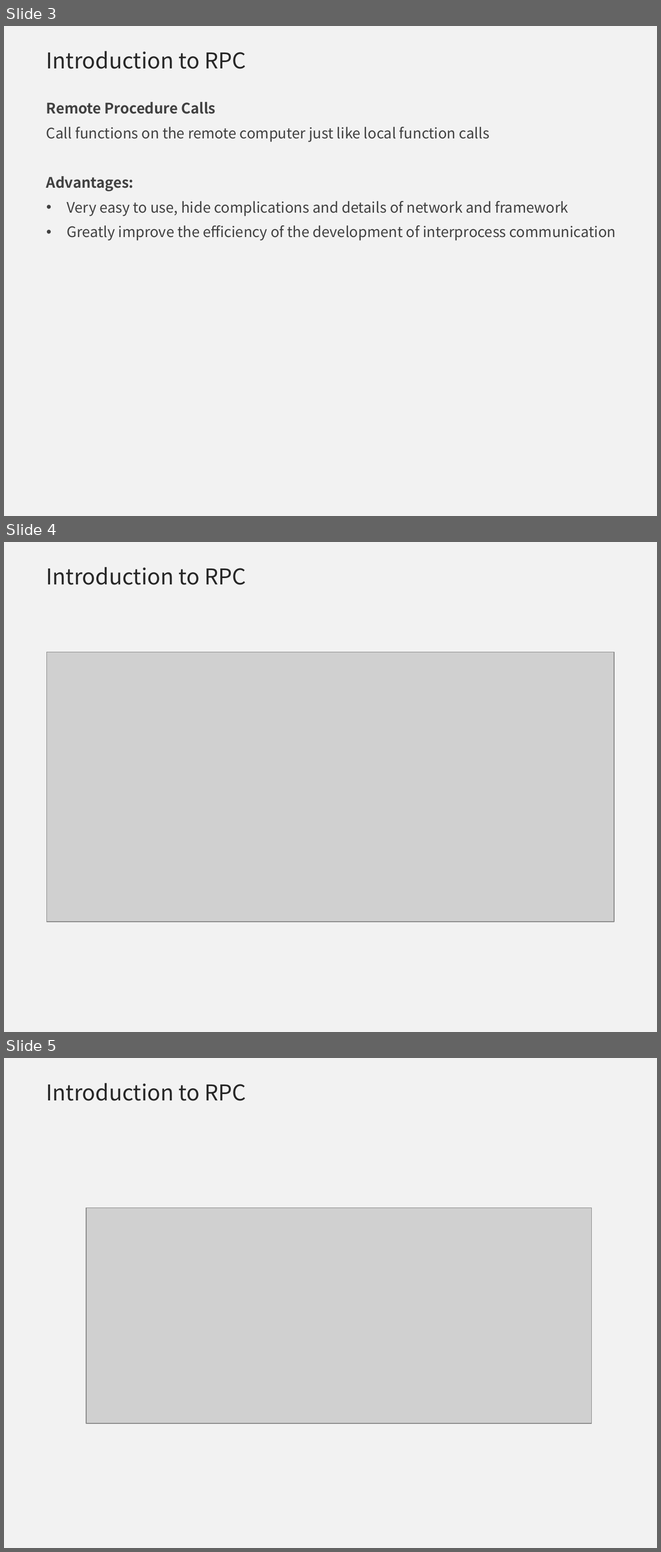
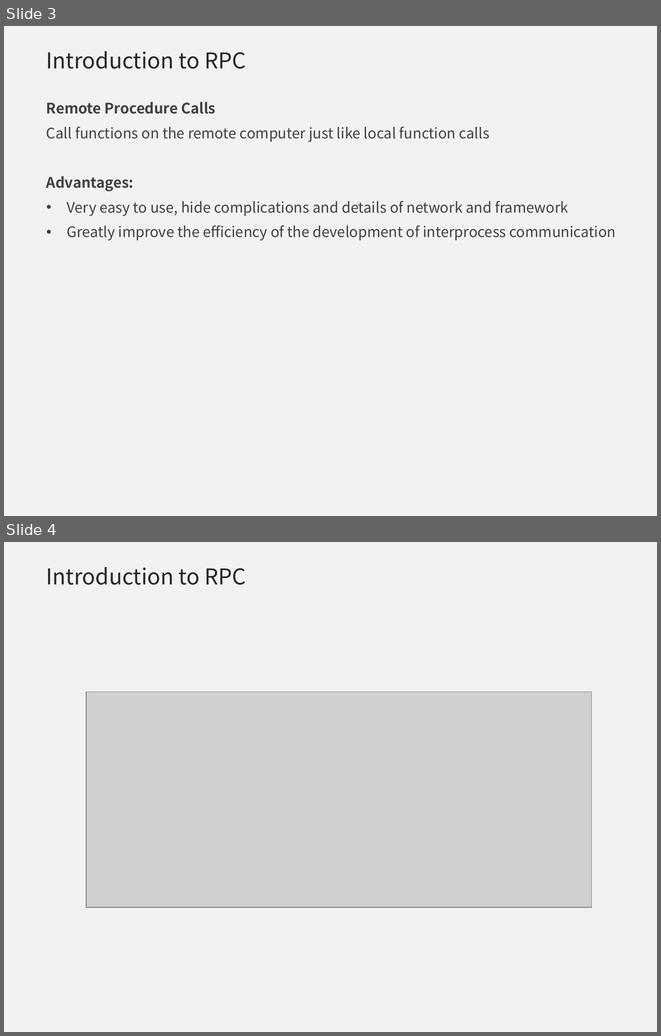
Before and after one commit to qicosmos/cppnow2017-ppt, a slide deck: An easy to use RPC framework implemented by c++11 and c++14 - shorter.pptx. Shown one above the other, each under a label of ours: slides 3, 4 and 5 before the commit, slides 3 and 4 after it. The pictures are 661x1552 and 661x1036 pixels, drawn with LibreOffice and Linux fonts; fonts in the diff are those of the drawing; grey boxes stand for pictures; background and template pictures are left out. Boxes give left, top, right and bottom in pixels: in the first picture for what was removed or moved away, otherwise in the second. Text is boxed around its words. In the diff, an @@ line names an element or a change of style, - is before the commit and + after.

```diff
--- a/An easy to use RPC framework implemented by c++11 and c++14 - shorter.pptx
+++ b/An easy to use RPC framework implemented by c++11 and c++14 - shorter.pptx
@@ slide 4 removed at bbox=[4, 542, 657, 1032], background #F2F2F2 @@
@@ title removed at bbox=[46, 567, 246, 585] @@
-Introduction to RPC
@@ picture removed at bbox=[47, 652, 615, 921] @@
@@ what was slide 5 is now slide 4 @@
```
Also in this commit, not shown: 11 slides changed, 1 slide added.
